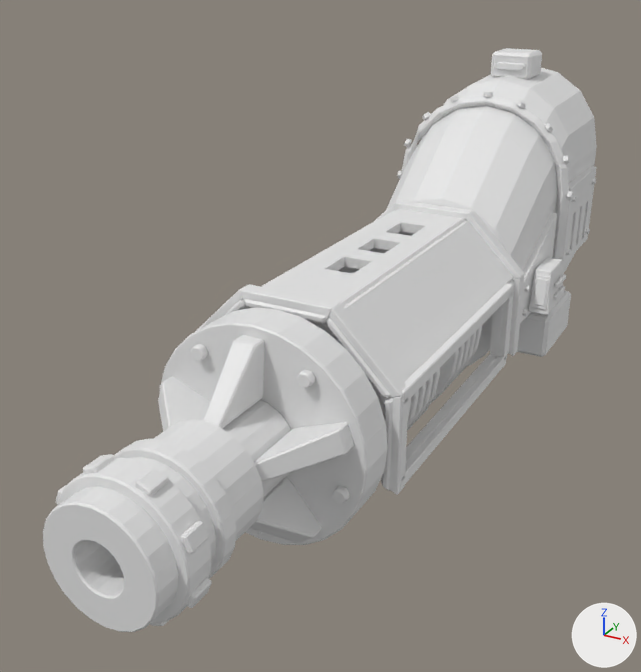
One commit to the OBJ model Assets/Resources/Models/Ricochet_M1/barrel.obj: the scene before it, then after it.
The view is the same before and after, from a camera (50 mm lens) standing at (0.541, -1.725, 0.568) and looking at (-0.071, -0.614, 0.013). Lighting does not change. The marker at lower right points along +X, +Y and +Z. The picture after the commit comes second. Where no turn or scale is listed for an object, it has been applied to the vertices. Vertices at exactly the same position are counted once.

Names of what the first picture shows: 'barrel'.
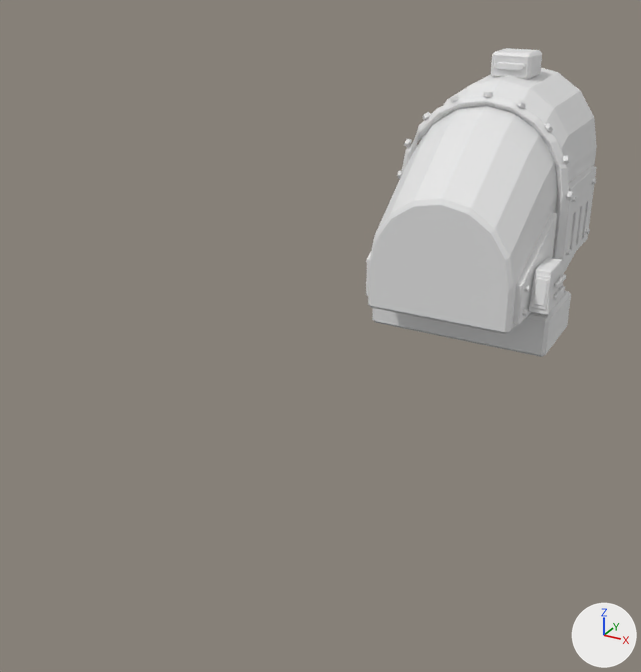
Where the change shows, as pixel boxes (x1, y1, x2, y2) in the pictures (641 x 672 px):
'barrel', reshaped (58% narrower, 47% shorter)
    before: (43, 48, 597, 632)
    after: (366, 48, 597, 357)
part 1 of me_barrel, deleted
    before: (43, 200, 525, 632)

Diff of the bpy script that builds the scene:
```diff
--- a/Assets/Resources/Models/Ricochet_M1/barrel.obj.py
+++ b/Assets/Resources/Models/Ricochet_M1/barrel.obj.py
@@ me_barrel @@
 # used by ob_barrel; location = (0.0, 0.0, 0.0)
-me_barrel.from_pydata(...)  # 7020 vertices, 13790 faces; spans x -0.18..0.195, y -1.203..0.16, z -0.155..0.38
+me_barrel.from_pydata(...)  # 1728 vertices, 3340 faces; spans x -0.18..0.195, y -0.31..0.16, z -0.14..0.38
+# me_barrel part 1: 60 loose pieces with 5292 vertices, spanning x -0.165..0.165, y -1.203..-0.28, z -0.155..0.164, are deleted
```
